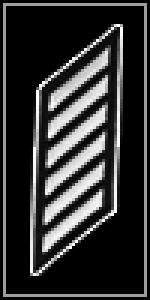
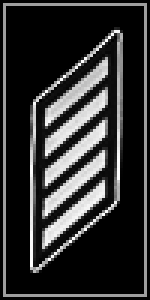
Two versions of the same layered image (150x300). Layer-by-layer changes:
showed "10 YEARS" over (33, 30, 120, 270)
hid "12 YEARS" over (33, 27, 120, 273)
